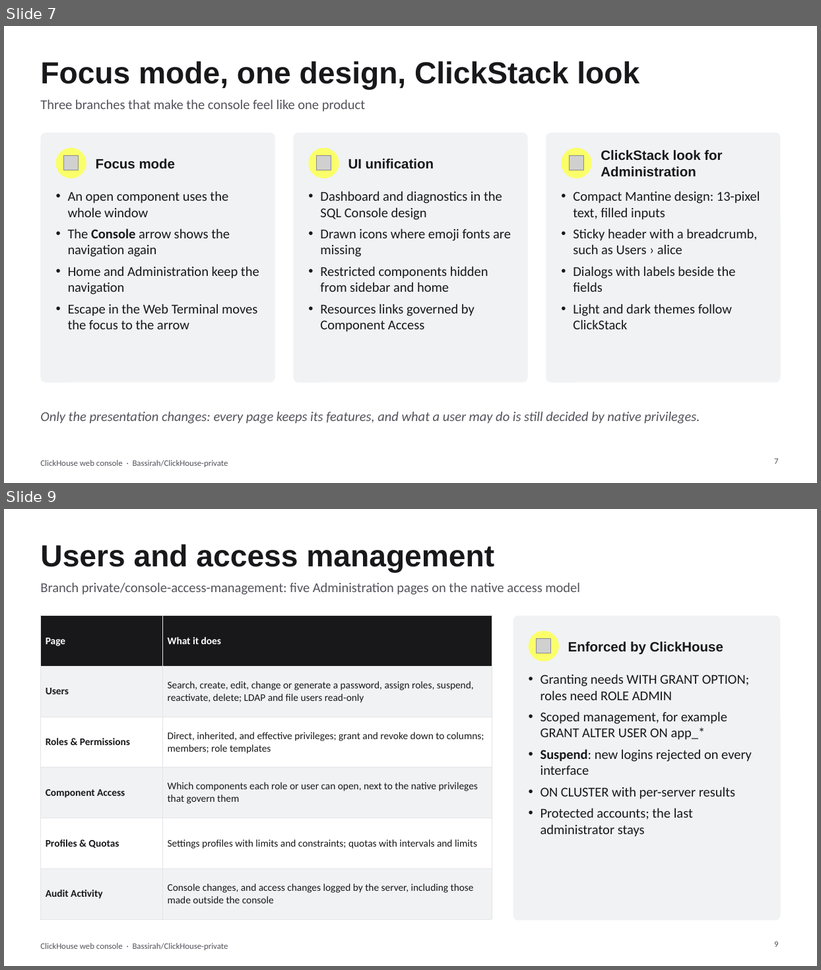
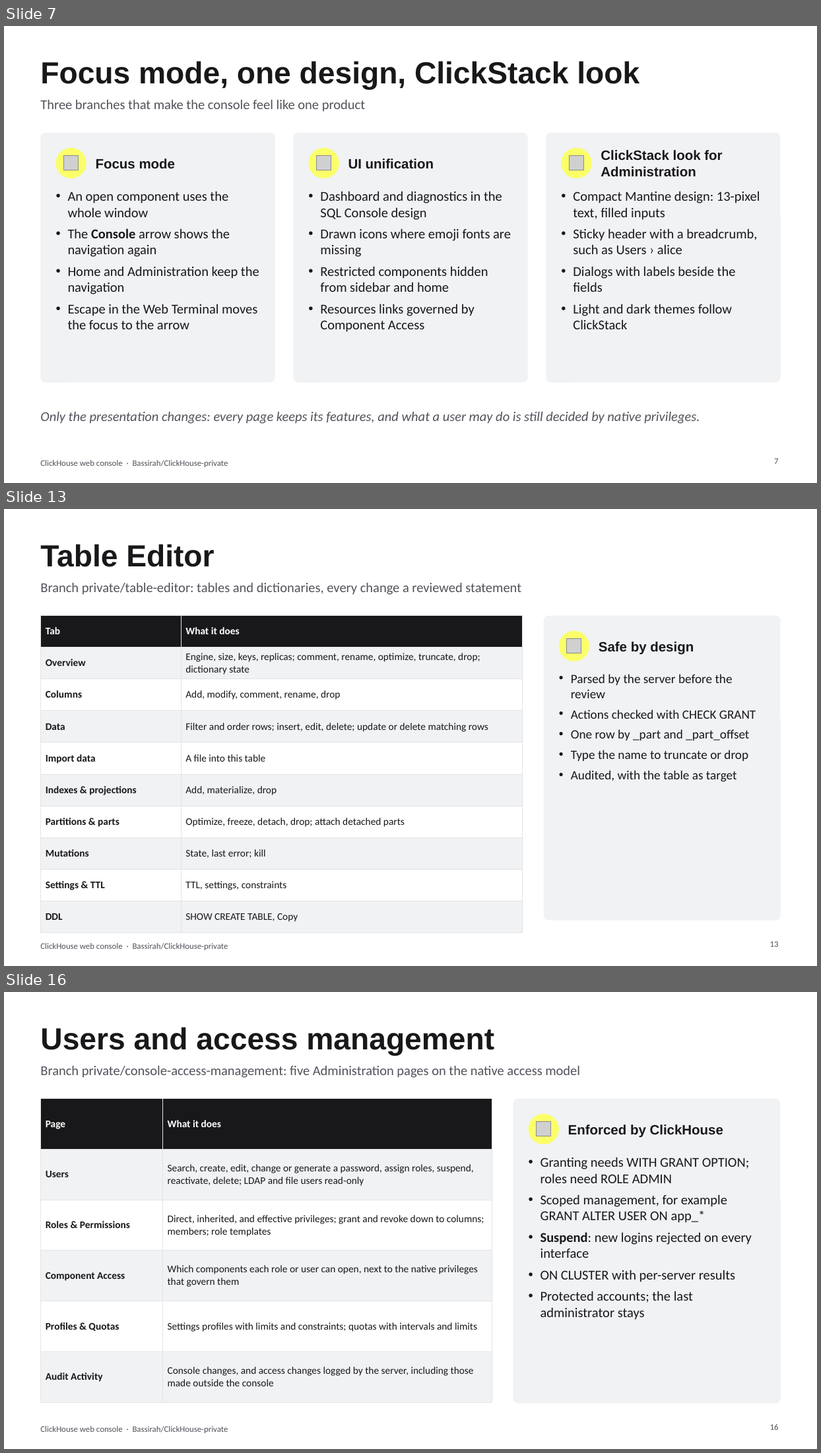
Before and after one commit to Bassirah/ClickHouse-private, a slide deck: docs/custom_dev/ClickHouse-Web-Console-Solution.pptx. Shown one above the other, each under a label of ours: slides 7 and 9 before the commit, slides 7, 13 and 16 after it; the slides between them are not shown. The pictures are 821x970 and 821x1453 pixels, drawn with LibreOffice and Linux fonts; fonts in the diff are those of the drawing; grey boxes stand for pictures. Boxes give left, top, right and bottom in pixels: in the first picture for what was removed or moved away, otherwise in the second. Text is boxed around its words. In the diff, an @@ line names an element or a change of style, - is before the commit and + after.

```diff
--- a/docs/custom_dev/ClickHouse-Web-Console-Solution.pptx
+++ b/docs/custom_dev/ClickHouse-Web-Console-Solution.pptx
@@ slide 13 added at bbox=[4, 509, 817, 966], background #FFFFFF; not listed: 1 template element that a slide beside it also shows @@
@@ title added at bbox=[40, 544, 214, 567], 36 pt, text #18181B, bold @@
+Table Editor
@@ text added at bbox=[40, 582, 521, 595], 16 pt, text #52525B @@
+Branch private/table-editor: tables and dictionaries, every change a reviewed statement
@@ table added at bbox=[40, 616, 523, 925], 10 rows, 2 columns @@
+Tab | What it does
+Overview | Engine, size, keys, replicas; comment, rename, optimize, truncate, drop; dictionary state
+Columns | Add, modify, comment, rename, drop
+Data | Filter and order rows; insert, edit, delete; update or delete matching rows
+Import data | A file into this table
+Indexes & projections | Add, materialize, drop
+Partitions & parts | Optimize, freeze, detach, drop; attach detached parts
+Mutations | State, last error; kill
+Settings & TTL | TTL, settings, constraints
+DDL | SHOW CREATE TABLE, Copy
@@ rounded rectangle added at bbox=[544, 616, 781, 921], fill #F1F2F4 @@
@@ ellipse added at bbox=[559, 631, 589, 661], fill #FAFF69 @@
@@ picture added at bbox=[567, 639, 582, 654] @@
@@ text added at bbox=[599, 642, 694, 655], 16 pt, text #18181B, bold @@
+Safe by design
@@ text added at bbox=[571, 674, 756, 782], 15 pt, text #18181B @@
+• Parsed by the server before the review
+• Actions checked with CHECK GRANT
+• One row by _part and _part_offset
+• Type the name to truncate or drop
+• Audited, with the table as target
@@ page number added at bbox=[770, 941, 779, 947], 10 pt, text #52525B @@
+13
@@ what was slide 9 is now slide 16 @@
@@ page number at bbox=[770, 1424, 779, 1430]: text changed @@
-9
+16
```
Also in this commit, not shown: 10 slides changed, 8 other slides added, 1 other file.
